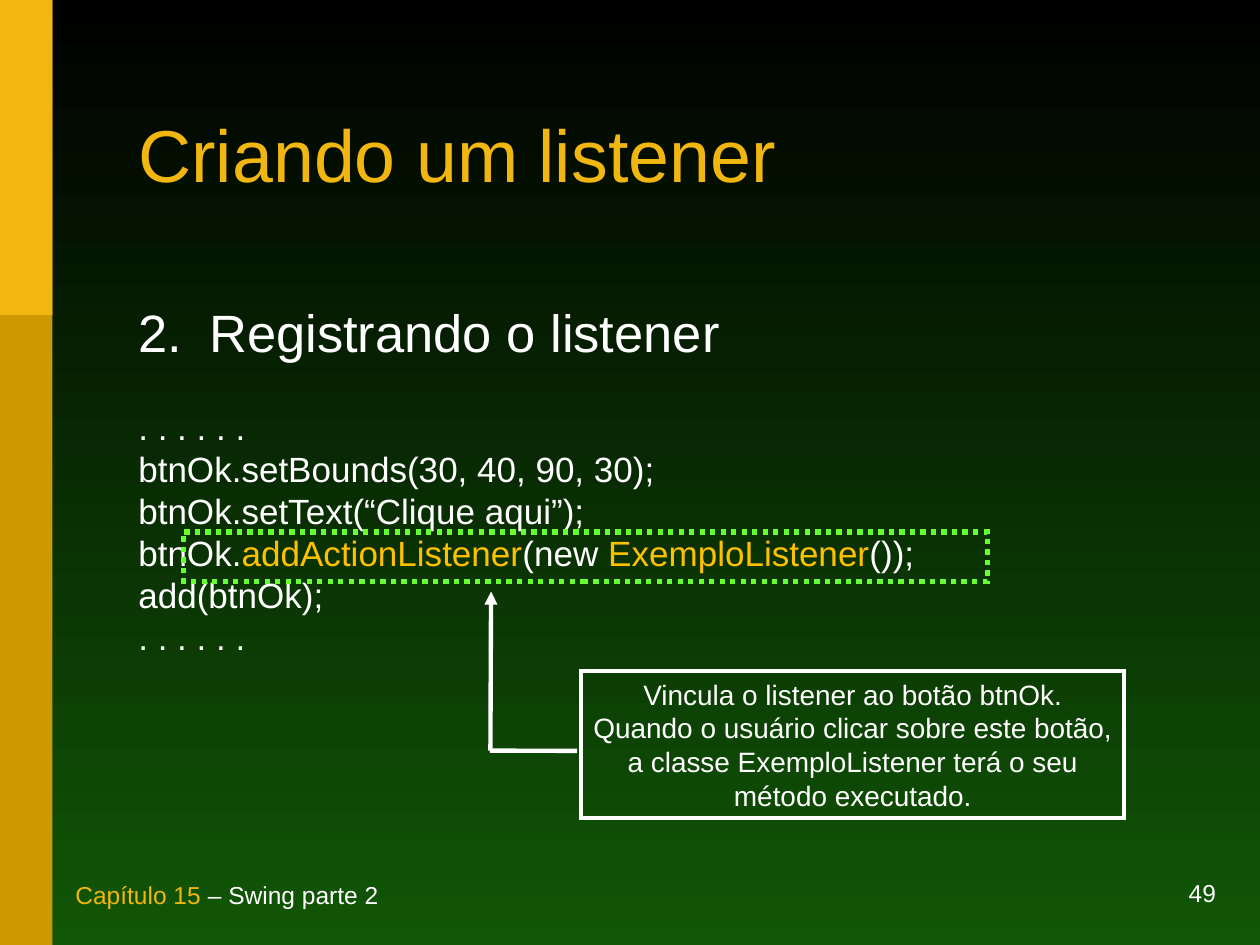
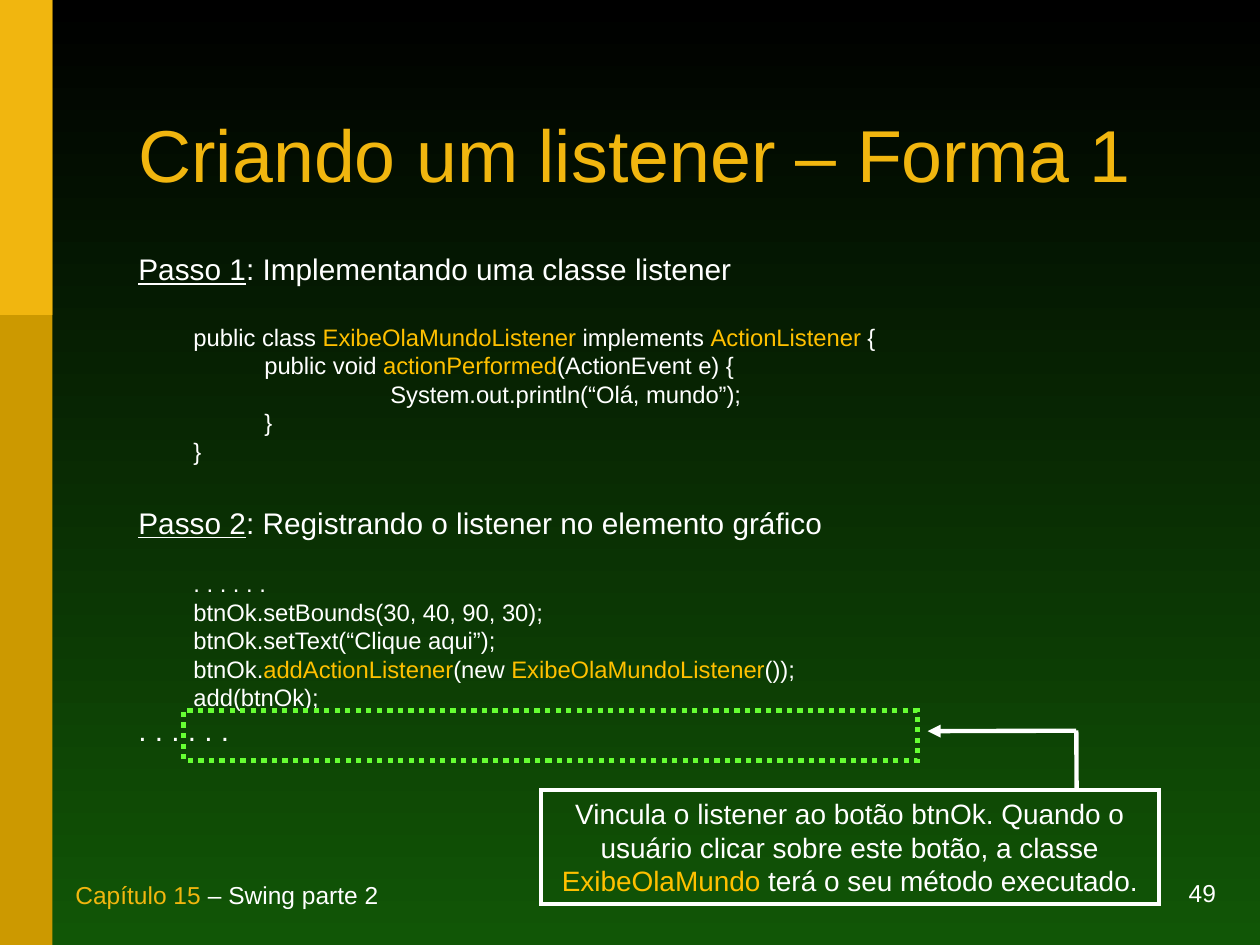
Before and after one commit to duchesqui/slzvieira-training, a slide deck: slide 49 of 1-Java-Programmer-Modulo-I/16.Capitulo15.ppt. Drawn at 1260x945 pixels with LibreOffice and Linux fonts; fonts in the diff are those of the drawing. Boxes give left, top, right and bottom in pixels: in the first picture for what was removed or moved away, otherwise in the second. Text is boxed around its words. In the diff, an @@ line names an element or a change of style, - is before the commit and + after.

```diff
--- a/1-Java-Programmer-Modulo-I/16.Capitulo15.ppt
+++ b/1-Java-Programmer-Modulo-I/16.Capitulo15.ppt
@@ title at box(138, 128, 1131, 183): text changed @@
-Criando um listener
+Criando um listener – Forma 1
@@ text "Passo 1: Implementando uma classe ...": place and size @@
-text "Passo 1: Implementando uma classe ..." at box(138, 314, 914, 615)
+text "Passo 1: Implementando uma classe ..." at box(138, 258, 861, 712)
@@ text at box(138, 258, 861, 539): text changed; size 30 to 13.6 pt @@
-2. Registrando o listener
+Passo 1: Implementando uma classe listener
+  public class ExibeOlaMundoListener implements ActionListener {
+  public void actionPerformed(ActionEvent e) {
+  System.out.println(“Olá, mundo”);
+  }
+  }
+Passo 2: Registrando o listener no elemento gráfico
@@ arrow removed from (490, 751) to (491, 591) @@
@@ text at box(193, 603, 543, 712): size 20 to 13.6 pt in ". . . . . .", "btnOk.setBounds(30, 40, 90, 30);", "btnOk.setText(“Clique aqui”);", "add(btnOk);"; size 20 to 17 pt in ". . . . . ."; list level 1 to 2 in ". . . . . ..."; list level 1 to 2 in "btnOk.setBounds(30, 40, 90, 30);"; list level 1 to 2 in "btnOk.setText(“Clique aqui”);"; list level 1 to 2 in "add(btnOk);" @@
@@ text at box(193, 660, 795, 683): text changed; size 20 to 13.6 pt @@
-btnOk.addActionListener(new ExemploListener());
+  btnOk.addActionListener(new ExibeOlaMundoListener());
@@ rectangle: place and size @@
-rectangle at box(184, 532, 988, 581)
+rectangle at box(184, 711, 919, 760)
@@ arrow added from (1076, 731) to (927, 731), #FFFFFF 2.49 pt @@
@@ line added from (1076, 788) to (1076, 731), #FFFFFF 2.49 pt @@
@@ line removed from (577, 751) to (490, 751) @@
@@ rectangle "Vincula o listener ao botão ...": place and size @@
-rectangle "Vincula o listener ao botão ..." at box(581, 670, 1124, 818)
+rectangle "Vincula o listener ao botão ..." at box(541, 790, 1159, 903)
@@ text in rectangle at box(562, 803, 1138, 892): text changed @@
-Vincula o listener ao botão btnOk.
-Quando o usuário clicar sobre este botão,
-a classe ExemploListener terá o seu
-método executado.
+Vincula o listener ao botão btnOk. Quando o usuário clicar sobre este botão, a classe ExibeOlaMundo terá o seu método executado.
```
Also in this commit, not shown: 13 other slides changed, 4 slides added, 3 slides removed.
